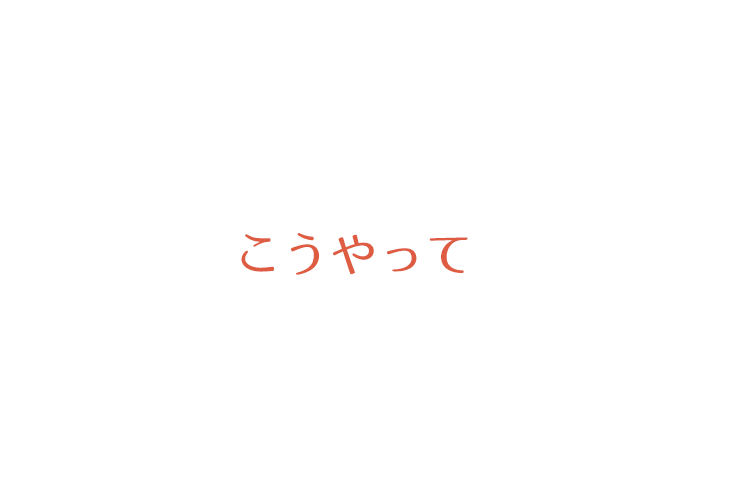
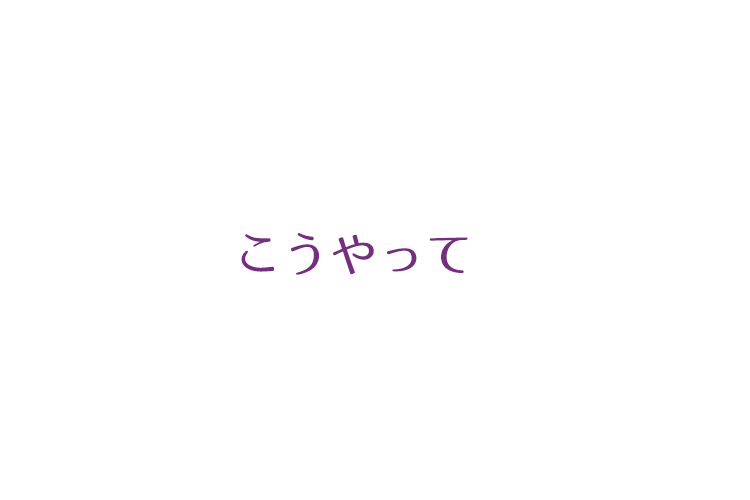
Layer changes from the first 750x500 image to the second:
painted on "こうやって" over [241, 233, 468, 275]
